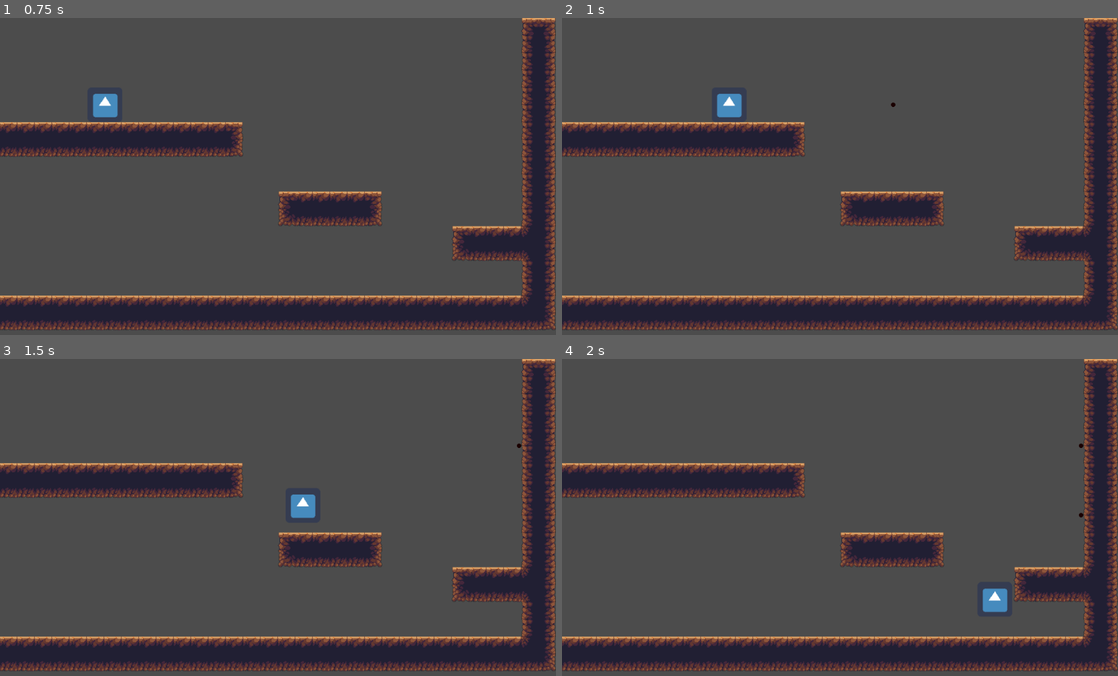
Above: before the commit, frames 1-4 (two rows, left to right).
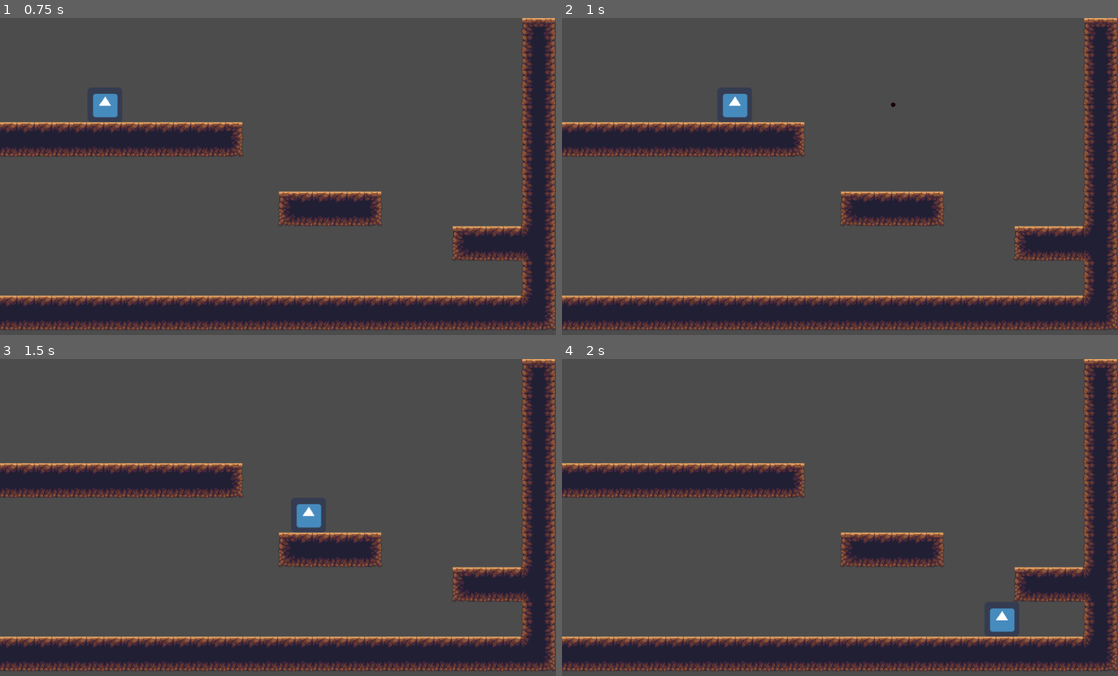
Above: after the commit, the same moments.

Repository: Oliver-Belmont/Project-Headbutt
Game: Godot game, scene res://Scenes/Tests/test1.tscn
Two runs of this game, one before a commit and one after it. Both use one fixed random seed, a clock stepped at 60 frames per second and the inputs below. The project has no main scene, so this scene is started directly. The engine's default icon, where the game draws it, is replaced by a stand-in: a white triangle on a blue panel in a dark square.
Inputs:
- Up to frame 1 (0.75 s): tap Enter at 0.5 s; hold Right (ui_right) from 0.53 s (still down)
- Up to frame 2 (1 s): keep holding Right (ui_right); tap Space (ui_select) at 0.77 s
- Up to frame 3 (1.5 s): keep holding Right (ui_right)
- Up to frame 4 (2 s): keep holding Right (ui_right); tap Space (ui_select) at 1.52 s

Frame 1 is identical in both runs. In frame 2, 0.2% of the frame differs, in the area x 27-34%, y 23-32%; in frame 3, 0.4%; in frame 4, 0.6%, in the area x 75-94%, y 26-87%.

Commit message:
Mudar projétil para Area2D e ela é removida quando colide

Diff:
--- a/Joguinho/Scenes/Player/Bullet.gd
+++ b/Joguinho/Scenes/Player/Bullet.gd
@@ -1,4 +1,4 @@
-extends KinematicBody2D
+extends Area2D
 
 const HORIZONTAL_SPEED = 1800.0
 
@@ -13,10 +13,13 @@
 
     # The second parameter of "move_and_slide" is the normal pointing up.
     # In the case of a 2D platformer, in Godot, upward is negative y, which translates to -1 as a normal.
-    move_and_slide(velocity, Vector2(0, -1))
+    position += velocity * delta
 
 func set_direction(direction):
     if (direction == "left"):
         velocity.x = -HORIZONTAL_SPEED
     elif (direction == "right"):
         velocity.x = HORIZONTAL_SPEED
+
+func _on_Bullet_body_entered(body):
+    queue_free()
--- a/Joguinho/Scenes/Player/Bullet.tscn
+++ b/Joguinho/Scenes/Player/Bullet.tscn
@@ -9,7 +9,7 @@
 [sub_resource type="CircleShape2D" id=2]
 radius = 4.0
 
-[node name="Bullet" type="KinematicBody2D"]
+[node name="Bullet" type="Area2D"]
 script = ExtResource( 1 )
 
 [node name="MeshInstance2D" type="MeshInstance2D" parent="."]
@@ -18,3 +18,4 @@
 
 [node name="CollisionShape2D" type="CollisionShape2D" parent="."]
 shape = SubResource( 2 )
+[connection signal="body_entered" from="." to="." method="_on_Bullet_body_entered"]
